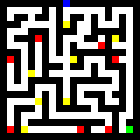
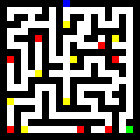
Before/after of a 140px x 140px layered artwork. What changed in the layer stack:
painted on "Layer 1" over <box>7,70,126,105</box>
